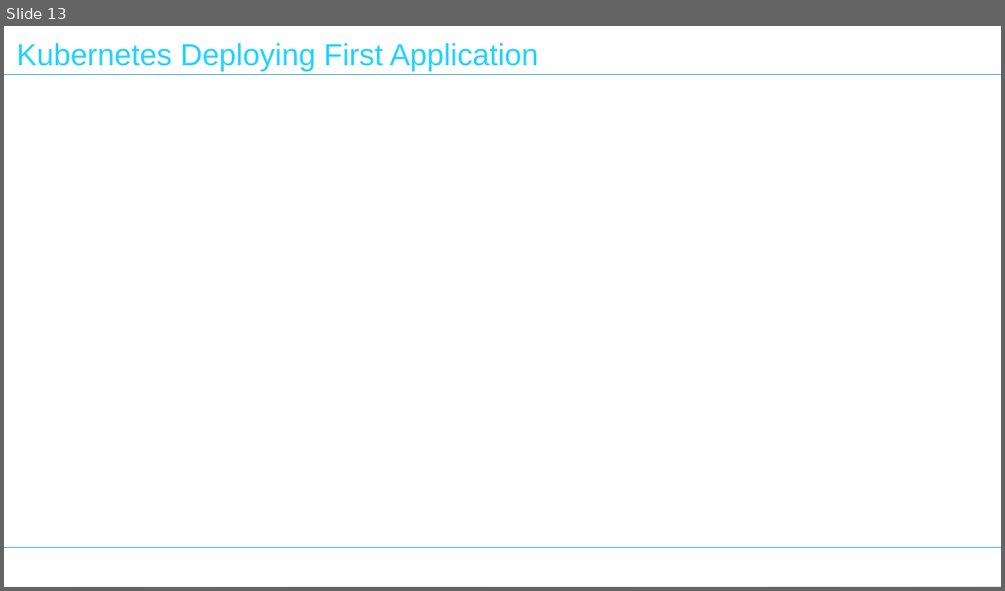
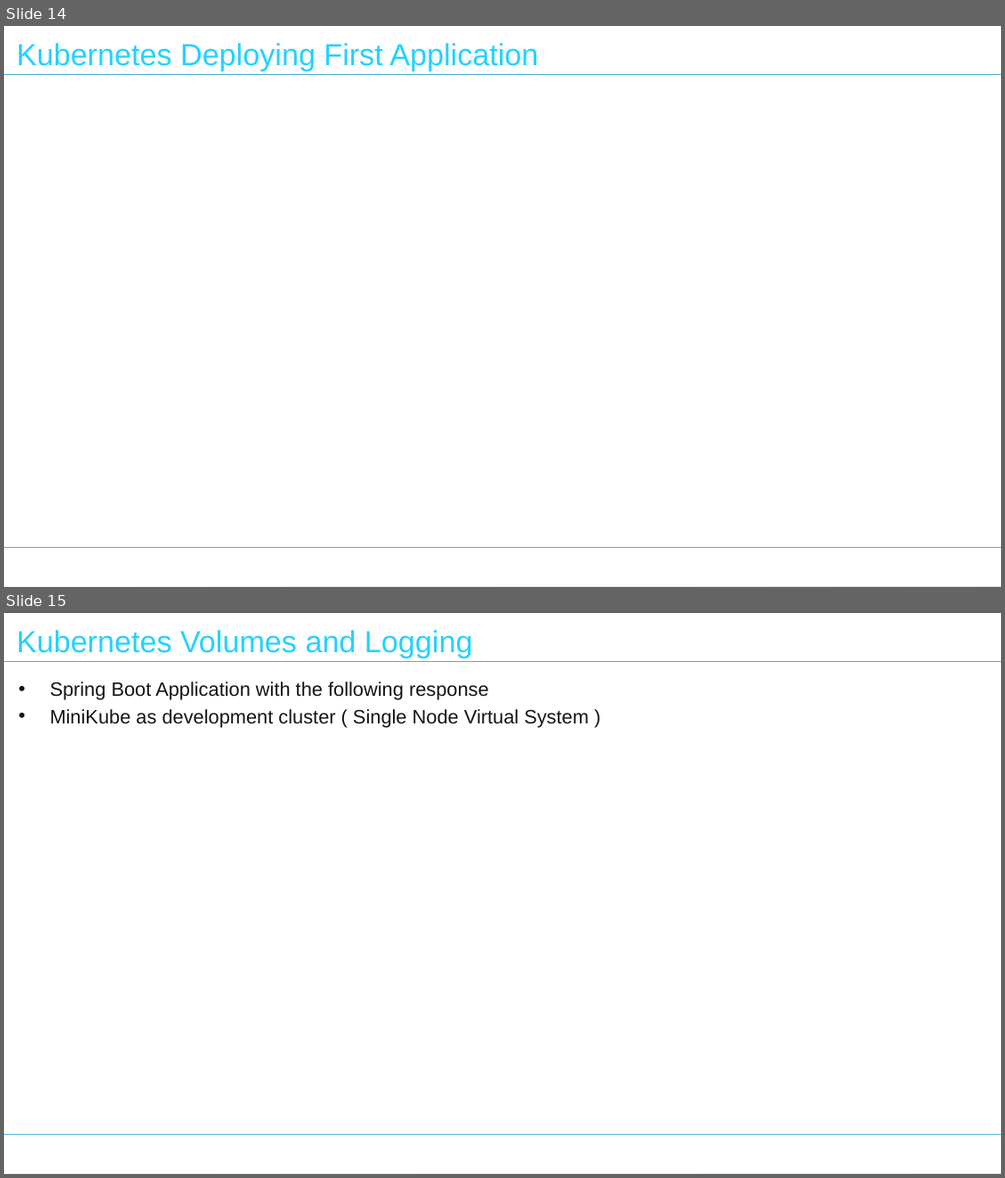
Before and after one commit to nilaybose/minikubedemo, a slide deck: Tech Talk - Kubernetes.pptx. Shown one above the other, each under a label of ours: slide 13 before the commit, slides 14 and 15 after it. The pictures are 1005x591 and 1005x1178 pixels, drawn with LibreOffice and Linux fonts; fonts in the diff are those of the drawing; background and template pictures are left out. Boxes give left, top, right and bottom in pixels: in the first picture for what was removed or moved away, otherwise in the second. Text is boxed around its words. In the diff, an @@ line names an element or a change of style, - is before the commit and + after.

```diff
--- a/Tech Talk - Kubernetes.pptx
+++ b/Tech Talk - Kubernetes.pptx
@@ slide 15 added at box(4, 613, 1001, 1174), background gradient #C4C4C4 to #C9C9C9 to #F2F2F2; not listed: 3 template elements that a slide beside it also shows @@
@@ title added at box(16, 630, 473, 657), 22 pt, text #23D2FF @@
+Kubernetes Volumes and Logging
@@ text added at box(50, 682, 589, 727), 14 pt, text #141414 @@
+• Spring Boot Application with the following response
+• MiniKube as development cluster ( Single Node Virtual System )
@@ what was slide 13 is now slide 14 @@
```
Also in this commit, not shown: 5 slides changed, 2 other slides added.
